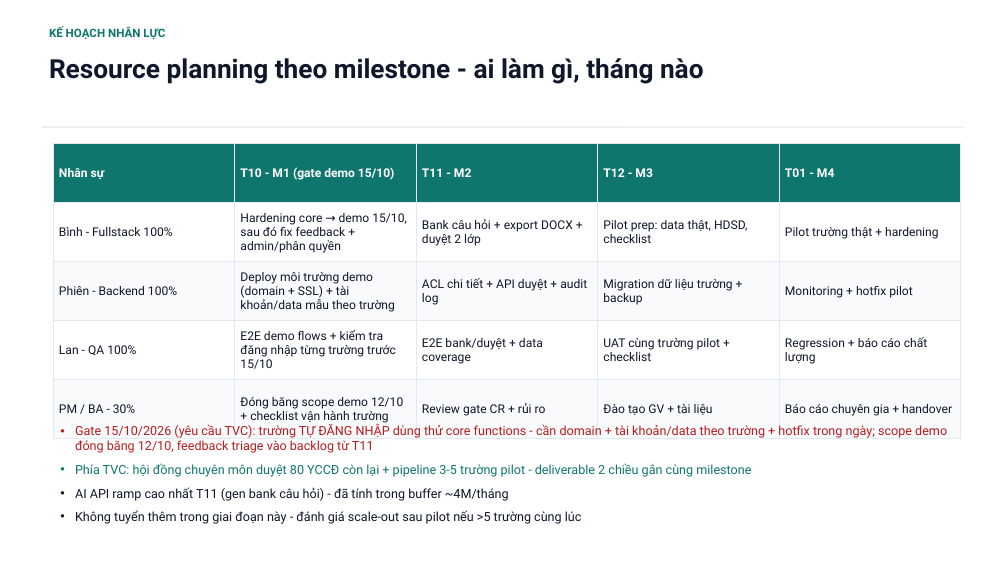
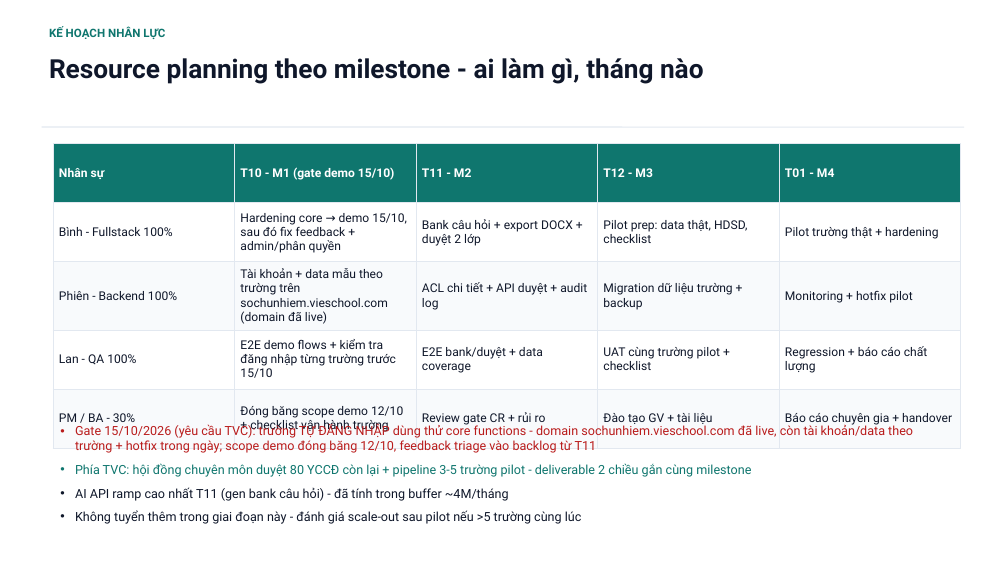
Before and after one commit to saintzzz/so-chu-nhiem-so, a slide deck: slide 3 of docs/handover/PROPOSAL-chi-phi-dev-4thang.pptx. Drawn at 1008x567 pixels with LibreOffice and Linux fonts; fonts in the diff are those of the drawing. Boxes give left, top, right and bottom in pixels: in the first picture for what was removed or moved away, otherwise in the second. Text is boxed around its words. In the diff, an @@ line names an element or a change of style, - is before the commit and + after.

```diff
--- a/docs/handover/PROPOSAL-chi-phi-dev-4thang.pptx
+++ b/docs/handover/PROPOSAL-chi-phi-dev-4thang.pptx
@@ table at [53, 144, 960, 437] @@
-row 3, column 2: Deploy môi trường demo (domain + SSL) + tài khoản/data mẫu theo trường
+row 3, column 2: Tài khoản + data mẫu theo trường trên sochunhiem.vieschool.com (domain đã live)
@@ text at [75, 424, 913, 453]: text changed @@
-• Gate 15/10/2026 (yêu cầu TVC): trường TỰ ĐĂNG NHẬP dùng thử core functions - cần domain + tài khoản/data theo trường + hotfix trong ngày; scope demo đóng băng 12/10, feedback triage vào backlog từ T11
+• Gate 15/10/2026 (yêu cầu TVC): trường TỰ ĐĂNG NHẬP dùng thử core functions - domain sochunhiem.vieschool.com đã live, còn tài khoản/data theo trường + hotfix trong ngày; scope demo đóng băng 12/10, feedback triage vào backlog từ T11
```
Also in this commit, not shown: 2 other slides changed, 1 other file.
